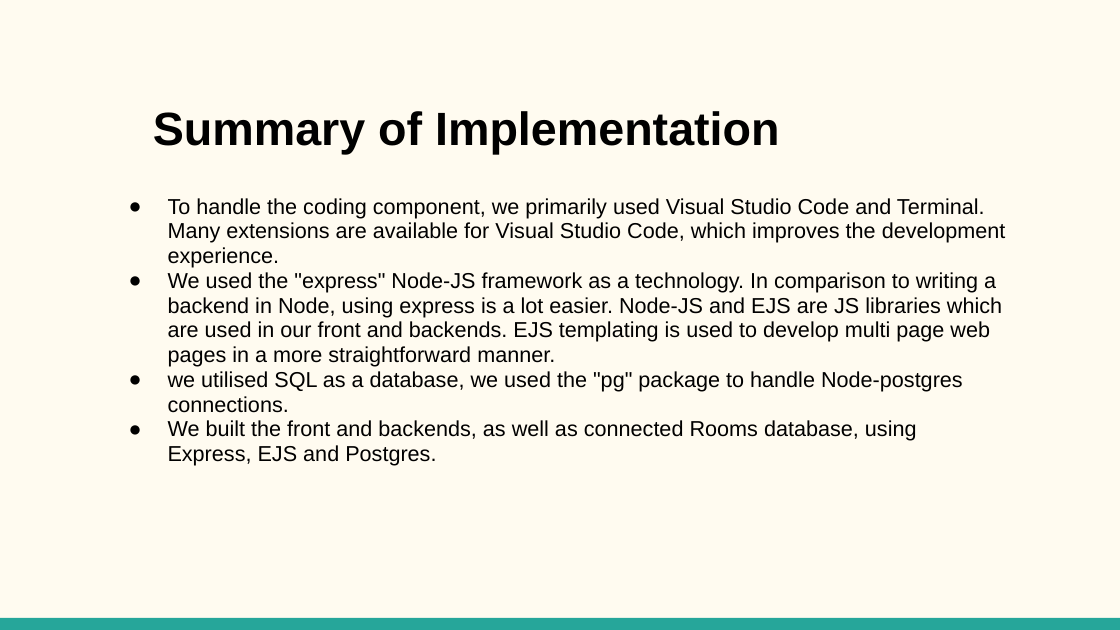
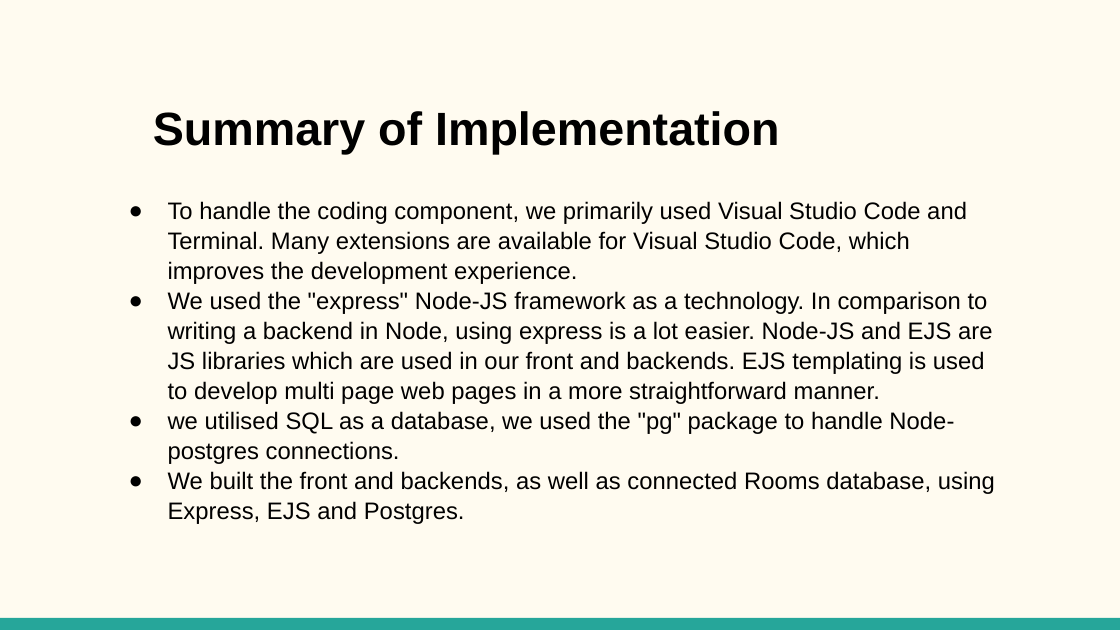
Before and after one commit to DesipherKunal/Hotel-Management-, a slide deck: slide 15 of Documentation/PPT/Smart Taj - SE project .pptx. Drawn at 1120x630 pixels with LibreOffice and Linux fonts; fonts in the diff are those of the drawing. Boxes give left, top, right and bottom in pixels: in the first picture for what was removed or moved away, otherwise in the second. Text is boxed around its words. In the diff, an @@ line names an element or a change of style, - is before the commit and + after.

```diff
--- a/Documentation/PPT/Smart Taj - SE project .pptx
+++ b/Documentation/PPT/Smart Taj - SE project .pptx
@@ text "To handle the coding component, ..." at [168, 201, 995, 524]: size 13.9 to 15.3 pt; line spacing 0.95 to 1.05 @@
```
Also in this commit, not shown: 2 other slides changed.
